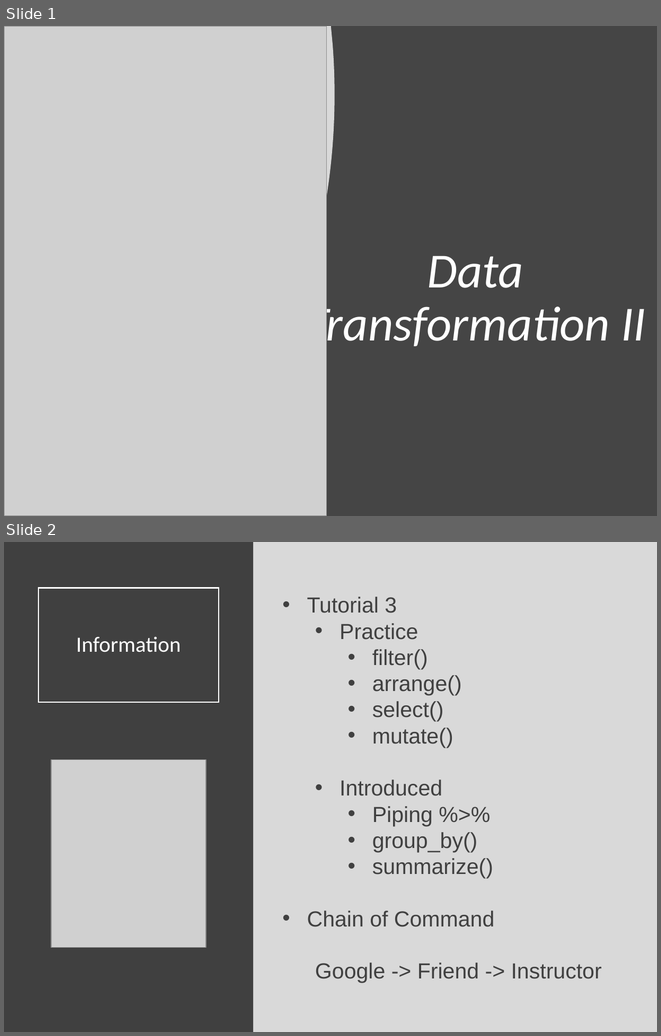
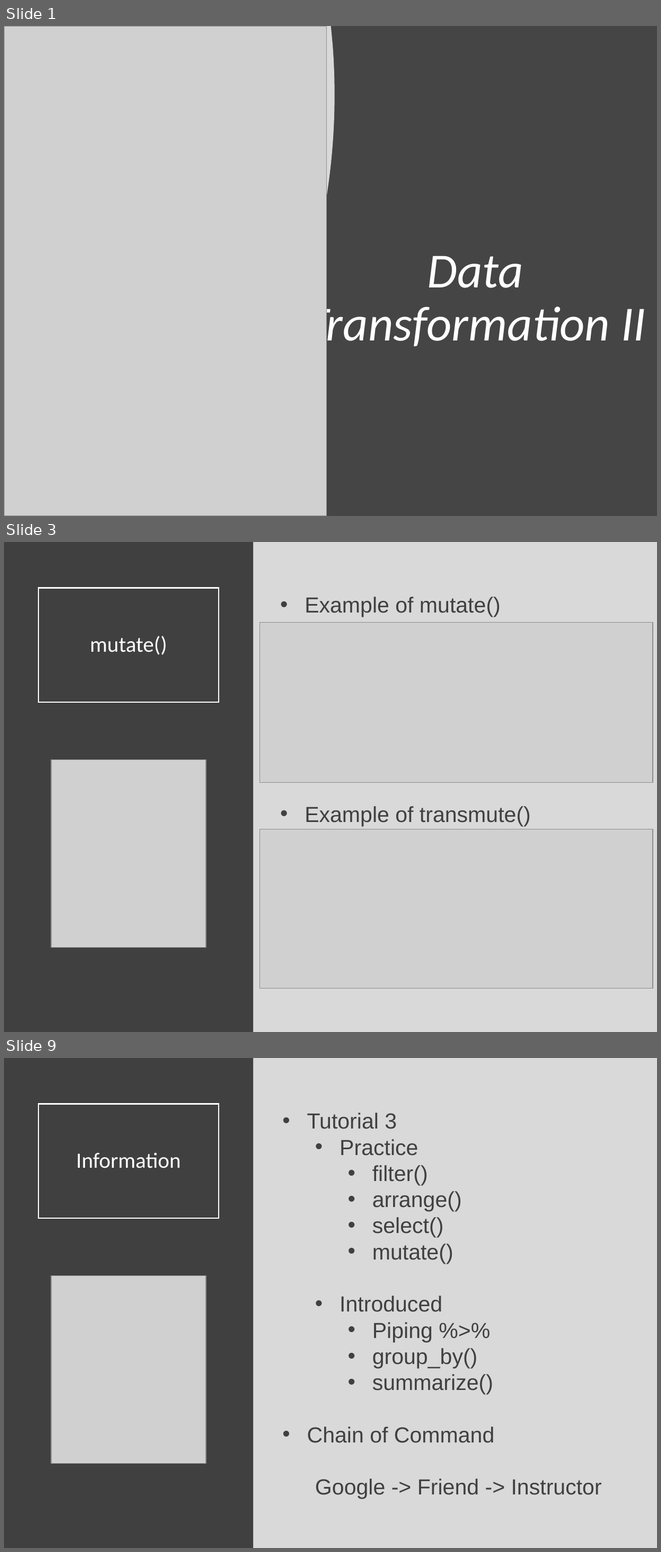
Before and after one commit to Yixf-Self/STOR320_WEBSITE, a slide deck: Lecture/Lecture 5/Lecture 5.pptx. Shown one above the other, each under a label of ours: slides 1 and 2 before the commit, slides 1, 3 and 9 after it; the slides between them are not shown. The pictures are 661x1036 and 661x1552 pixels, drawn with LibreOffice and Linux fonts; fonts in the diff are those of the drawing; grey boxes stand for pictures. Boxes give left, top, right and bottom in pixels: in the first picture for what was removed or moved away, otherwise in the second. Text is boxed around its words. In the diff, an @@ line names an element or a change of style, - is before the commit and + after.

```diff
--- a/Lecture/Lecture 5/Lecture 5.pptx
+++ b/Lecture/Lecture 5/Lecture 5.pptx
@@ slide 3 added at (x1=4, y1=542, x2=657, y2=1032), background #D9D9D9 @@
@@ rectangle added at (x1=4, y1=542, x2=254, y2=1032), fill #404040 @@
@@ title added at (x1=38, y1=588, x2=219, y2=702), outline #FFFFFF 1.5 pt, 24 pt, text #FFFFFF @@
+mutate()
@@ text added at (x1=305, y1=597, x2=531, y2=826), 24 pt, text #404040 @@
+• Example of mutate()
+• Example of transmute()
@@ picture added at (x1=260, y1=623, x2=653, y2=782) @@
@@ picture added at (x1=51, y1=759, x2=206, y2=947) @@
@@ picture added at (x1=260, y1=829, x2=653, y2=989) @@
@@ what was slide 2 is now slide 9 @@
```
Also in this commit, not shown: 6 other slides added, 3 other files.
